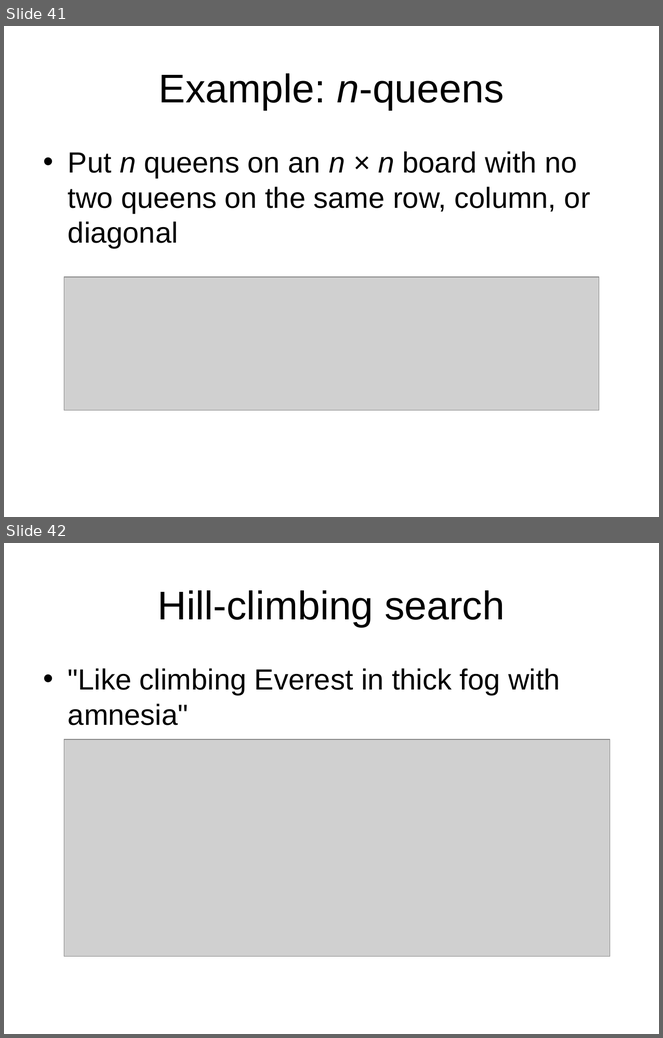
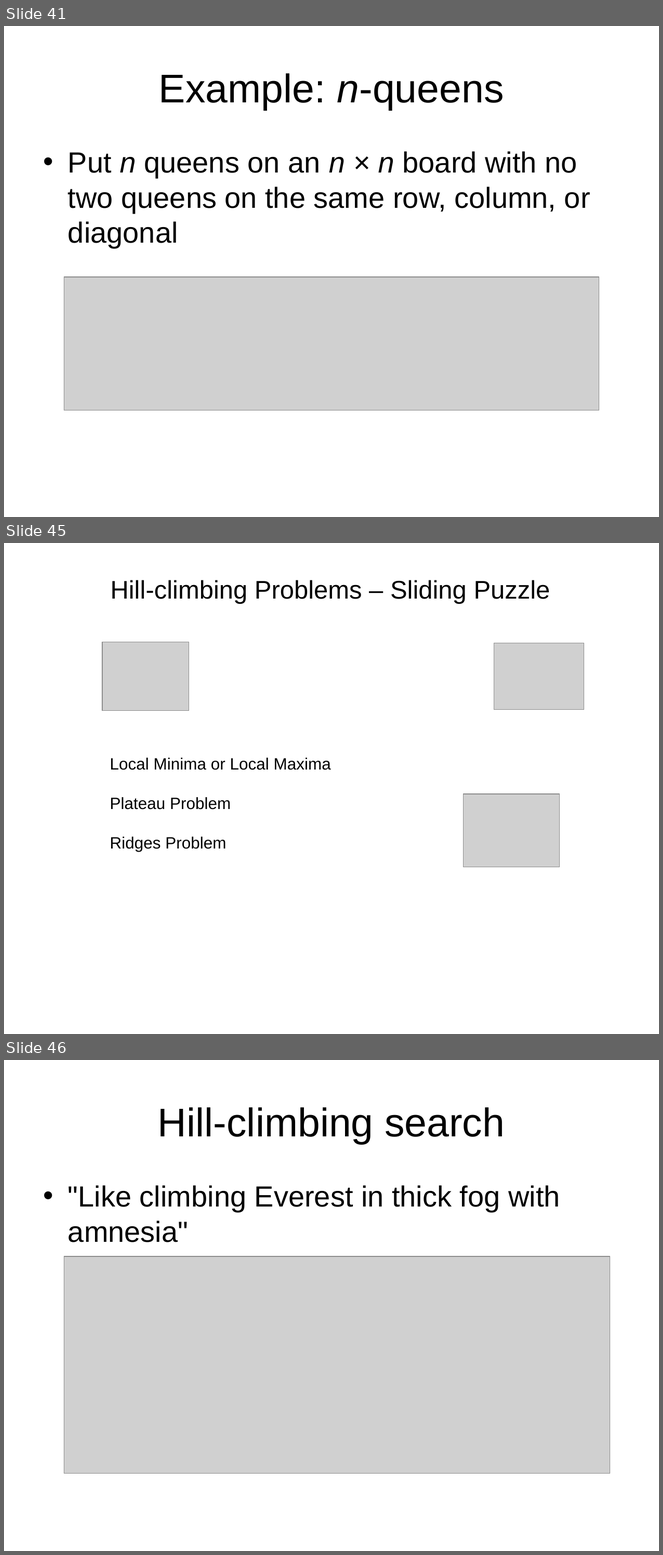
Before and after one commit to Rafi-afridi/Artificial_intelligence, a slide deck: Book slides/m4-heuristics.ppt. Shown one above the other, each under a label of ours: slides 41 and 42 before the commit, slides 41, 45 and 46 after it; the slides between them are not shown. The pictures are 663x1038 and 663x1555 pixels, drawn with LibreOffice and Linux fonts; fonts in the diff are those of the drawing; grey boxes stand for pictures. Boxes give left, top, right and bottom in pixels: in the first picture for what was removed or moved away, otherwise in the second. Text is boxed around its words. In the diff, an @@ line names an element or a change of style, - is before the commit and + after.

```diff
--- a/Book slides/m4-heuristics.ppt
+++ b/Book slides/m4-heuristics.ppt
@@ slide 45 added at (4,543,659,1034), background #FFFFFF @@
@@ text added at (111,580,551,604), 28 pt, text #000000 @@
+Hill-climbing Problems – Sliding Puzzle
@@ picture added at (102,642,189,711) @@
@@ picture added at (494,643,584,710) @@
@@ text added at (110,758,331,852), 18 pt, text #000000 @@
+Local Minima or Local Maxima
+Plateau Problem
+Ridges Problem
@@ picture added at (463,794,559,866) @@
@@ what was slide 42 is now slide 46 @@
```
Also in this commit, not shown: 3 other slides added, 2 slides removed, 6 other files.
